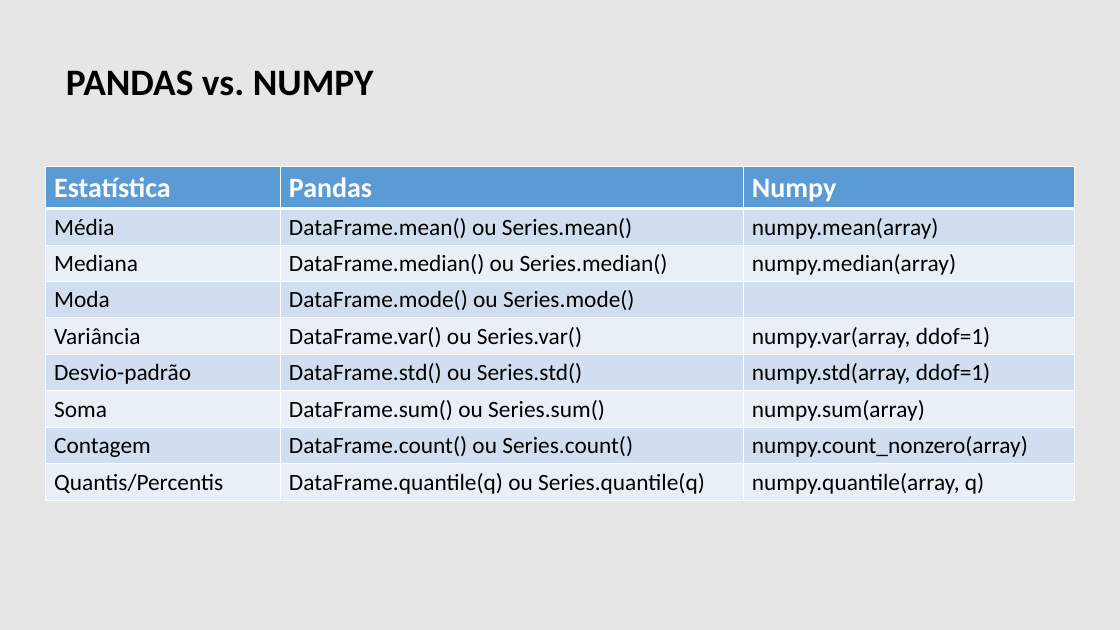
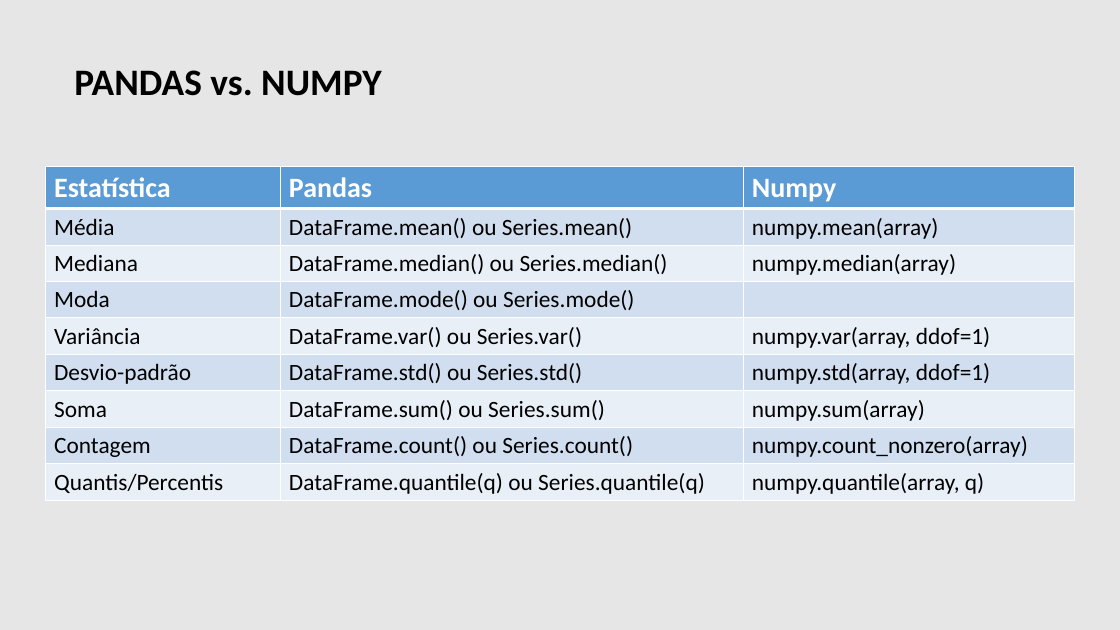
Before and after one commit to danielscarvalho/FIAP-Python-Data-Science-Statistics, a slide deck: slide 35 of T2 - Análise Exploratória e Estatística Descritiva.pptx. Drawn at 1120x630 pixels with LibreOffice and Linux fonts; fonts in the diff are those of the drawing; background and template pictures are left out. Boxes give left, top, right and bottom in pixels: in the first picture for what was removed or moved away, otherwise in the second. Text is boxed around its words. In the diff, an @@ line names an element or a change of style, - is before the commit and + after.

```diff
--- a/T2 - Análise Exploratória e Estatística Descritiva.pptx
+++ b/T2 - Análise Exploratória e Estatística Descritiva.pptx
@@ text "PANDAS vs. NUMPY": place and size @@
-text "PANDAS vs. NUMPY" at (66,70,374,96)
+text "PANDAS vs. NUMPY" at (74,70,382,96)
```
Also in this commit, not shown: 46 other slides changed, 1 other file.
